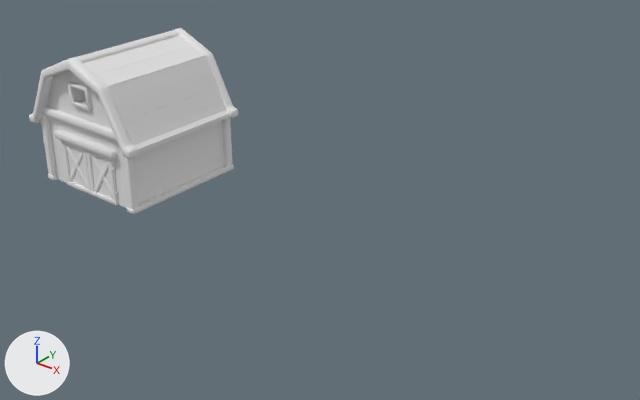
What one commit did to the OBJ model MiniFarm/Models/house.obj.
One viewpoint serves both versions: a 50 mm camera at (34.3, -27.6, 19.3) aimed at (11.8, 0.4, 1.9). The axes (+X, +Y, +Z) are drawn at lower left. The lights are the same throughout. Where no turn or scale is listed for an object, it has been applied to the vertices.

In view in the first picture: 'Farm_House_Barn_01', 'House_Farm_Barn_01_Door_A', 'House_Farm_Barn_01_Door_B'.
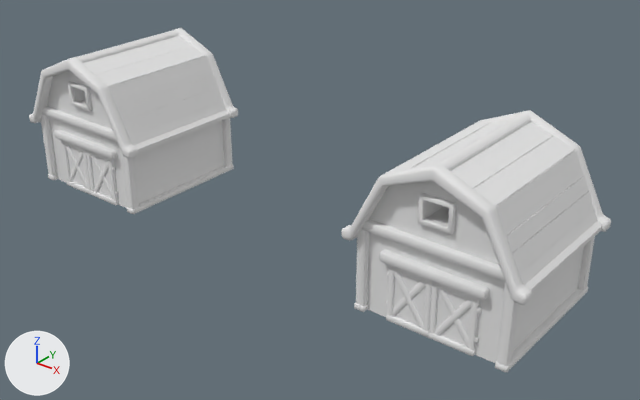
The newer file is also turned or shifted as a whole; pictures and numbers use the older file's frame.

Location of each change, [x1, y1, x2, y2] in pixels of the pictures (640 x 400 px):
'Farm_House_Barn_01.001', added
    after: [341, 110, 611, 372]
'House_Farm_Barn_01_Door_B.001', added
    after: [428, 281, 481, 356]
'House_Farm_Barn_01_Door_A.001', added
    after: [386, 264, 432, 337]

Edits to the bpy script that builds the scene:
```text
Add mat_color_palette_01_001:
    mat_color_palette_01_001 = principled_material('Color_Palette_01.001')
    mat_color_palette_01_001.base_color = (0.8, 0.8, 0.8)  # white #e7e7e7
    mat_color_palette_01_001.roughness = 1.0
Add me_house_farm_barn_01_door_b_001:
    me_house_farm_barn_01_door_b_001.from_pydata(...)  # 160 vertices, 116 faces; spans x 10.01..12.04, y 11.71..11.98, z 0.0..2.56
    me_house_farm_barn_01_door_b_001.materials.append(mat_color_palette_01_001)  # white #e7e7e7
Add me_house_farm_barn_01_door_a_001:
    me_house_farm_barn_01_door_a_001.from_pydata(...)  # 160 vertices, 116 faces; spans x 7.99..10.02, y 11.71..11.98, z 0.0..2.56
    me_house_farm_barn_01_door_a_001.materials.append(mat_color_palette_01_001)  # white #e7e7e7
Add me_farm_house_barn_01_001:
    me_farm_house_barn_01_001.from_pydata(...)  # 866 vertices, 749 faces; spans x 6.11..13.9, y 11.31..18.65, z 0.0..7.16
    me_farm_house_barn_01_001.materials.append(mat_color_palette_01_001)  # white #e7e7e7
Add ob_house_farm_barn_01_door_b_001:
    ob_house_farm_barn_01_door_b_001 = bpy.data.objects.new('House_Farm_Barn_01_Door_B.001', me_house_farm_barn_01_door_b_001)
    ob_house_farm_barn_01_door_b_001.location = (10.0, -15.0, 0.0)
Add ob_house_farm_barn_01_door_a_001:
    ob_house_farm_barn_01_door_a_001 = bpy.data.objects.new('House_Farm_Barn_01_Door_A.001', me_house_farm_barn_01_door_a_001)
    ob_house_farm_barn_01_door_a_001.location = (10.0, -15.0, 0.0)
Add ob_farm_house_barn_01_001:
    ob_farm_house_barn_01_001 = bpy.data.objects.new('Farm_House_Barn_01.001', me_farm_house_barn_01_001)
    ob_farm_house_barn_01_001.location = (10.0, -15.0, 0.0)
```
